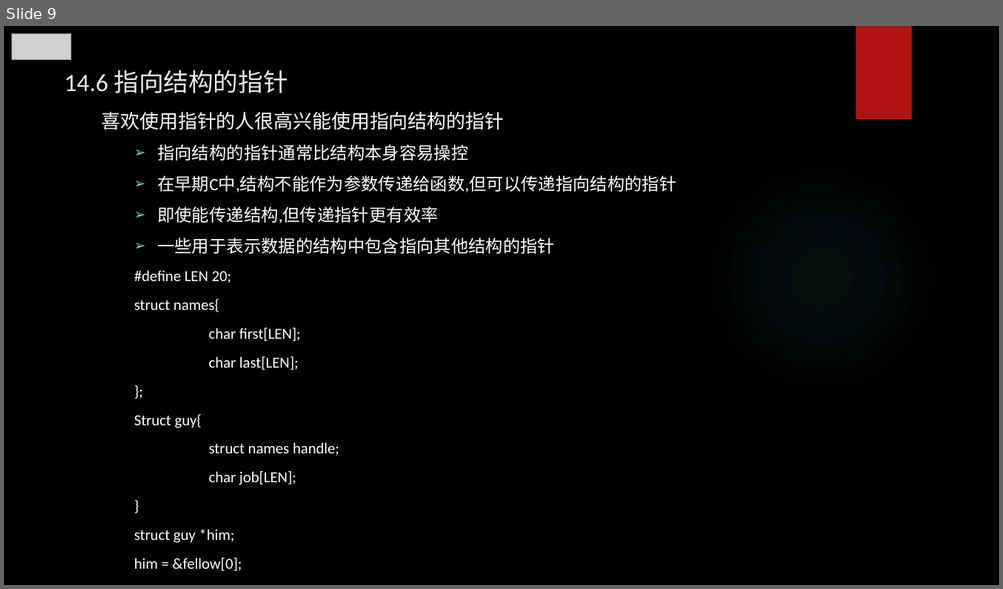
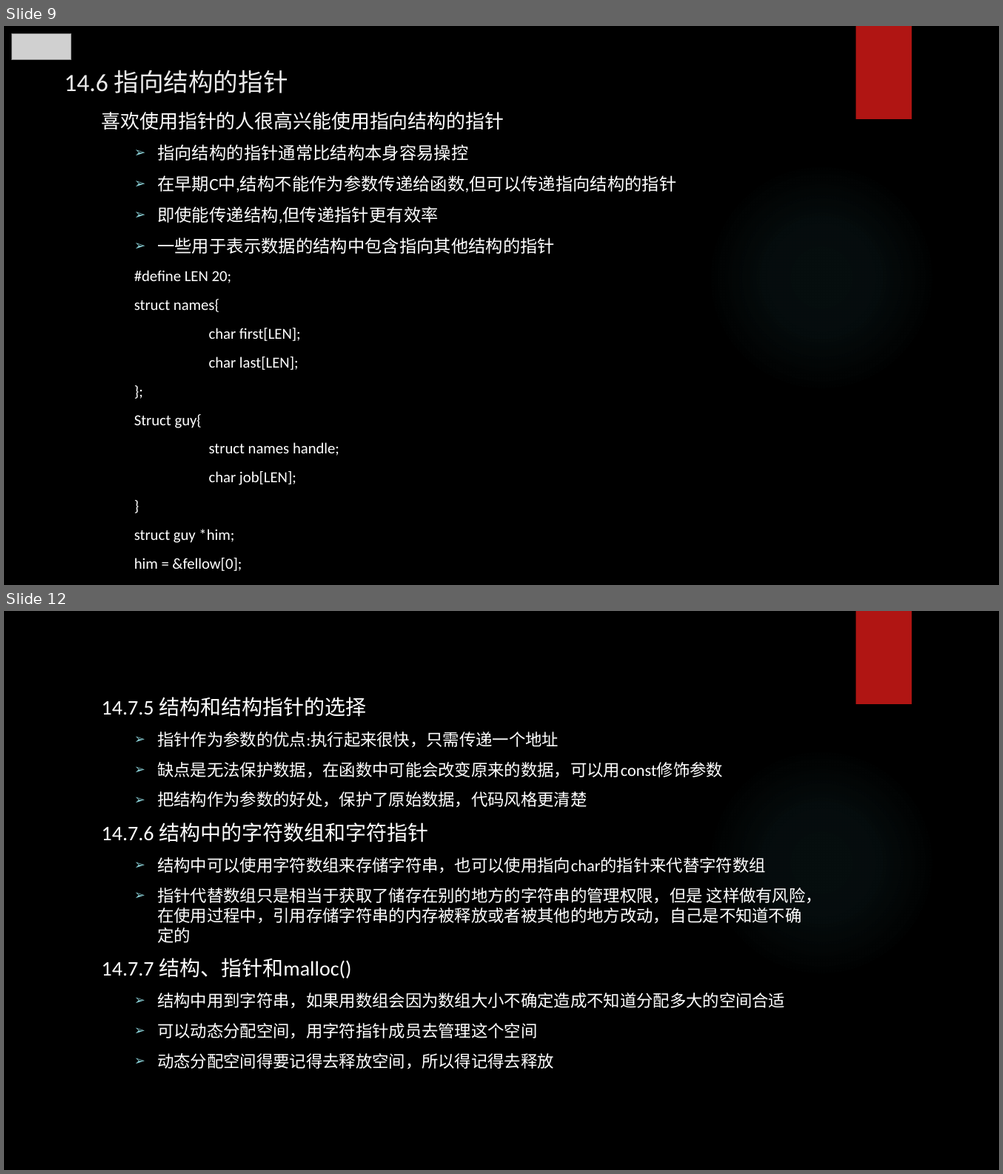
Before and after one commit to tsyin/c_ppt-code, a slide deck: PPT/14 结构和其他数据形式.pptx. Shown one above the other, each under a label of ours: slide 9 before the commit, slides 9 and 12 after it; the slides between them are not shown. The pictures are 1003x589 and 1003x1174 pixels, drawn with LibreOffice and Linux fonts; fonts in the diff are those of the drawing; grey boxes stand for pictures; background and template pictures are left out. Boxes give left, top, right and bottom in pixels: in the first picture for what was removed or moved away, otherwise in the second. Text is boxed around its words. In the diff, an @@ line names an element or a change of style, - is before the commit and + after.

```diff
--- a/PPT/14 结构和其他数据形式.pptx
+++ b/PPT/14 结构和其他数据形式.pptx
@@ slide 12 added at [4, 611, 999, 1170], background picture (left out); not listed: 2 template elements that a slide beside it also shows @@
@@ text added at [102, 697, 822, 1070], 16 pt, text #FFFFFF @@
+14.7.5 结构和结构指针的选择
+  ➢ 指针作为参数的优点:执行起来很快，只需传递一个地址
+  ➢ 缺点是无法保护数据，在函数中可能会改变原来的数据，可以用const修饰参数
+  ➢ 把结构作为参数的好处，保护了原始数据，代码风格更清楚
+14.7.6 结构中的字符数组和字符指针
+  ➢ 结构中可以使用字符数组来存储字符串，也可以使用指向char的指针来代替字符数组
+  ➢ 指针代替数组只是相当于获取了储存在别的地方的字符串的管理权限，但是 这样做有风险，在使用过程中，引用存储字符串的内存被释放或者被其他的地方改动，自己是不知道不确定的
+14.7.7 结构、指针和malloc()
+  ➢ 结构中用到字符串，如果用数组会因为数组大小不确定造成不知道分配多大的空间合适
+  ➢ 可以动态分配空间，用字符指针成员去管理这个空间
+  ➢ 动态分配空间得要记得去释放空间，所以得记得去释放
```
Also in this commit, not shown: 1 slide changed, 5 other slides added.
